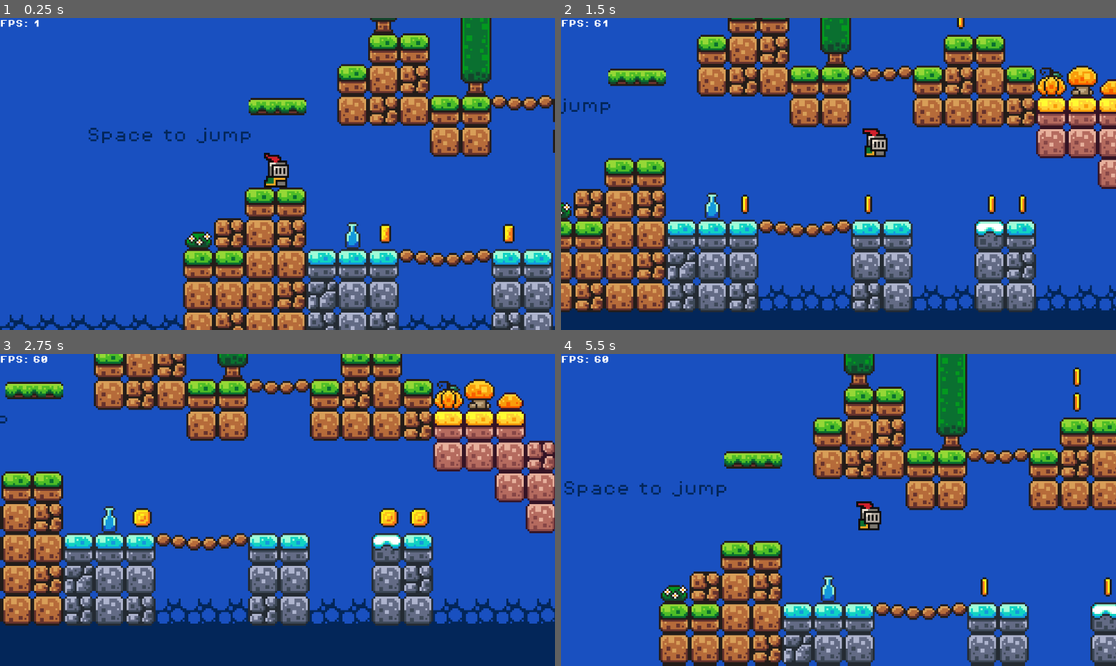
Above: before the commit, frames 1-4 (two rows, left to right).
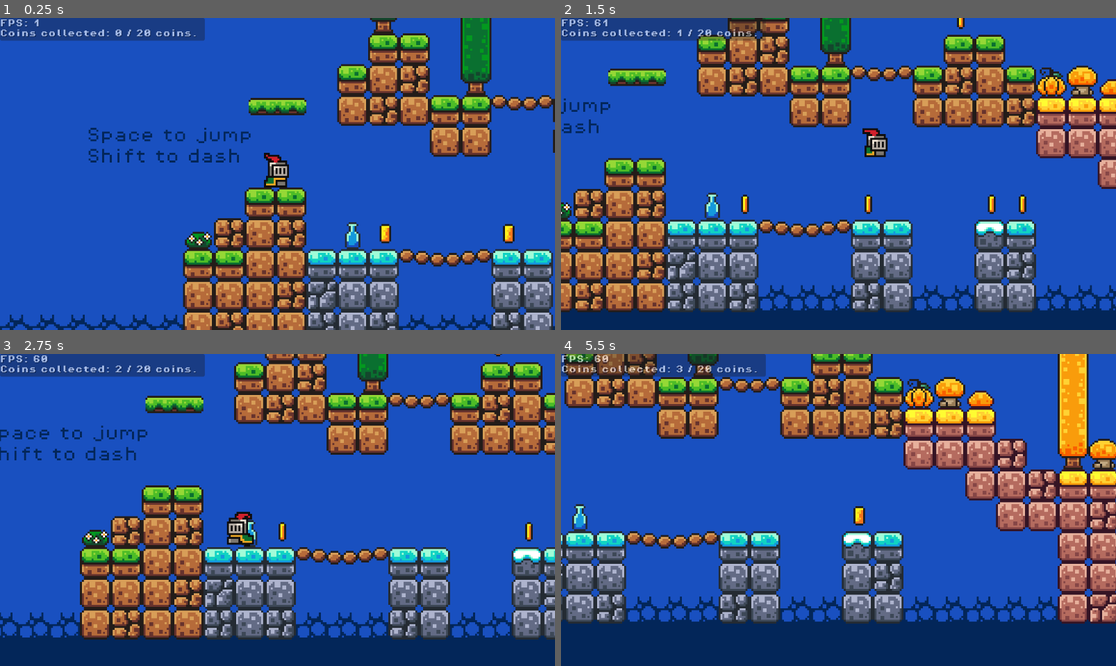
Above: after the commit, the same moments.

Repository: Senpai021/godot-projects
Game: Godot game, scene res://scenes/game.tscn
Two runs of this game, one before a commit and one after it. Both use one fixed random seed, a clock stepped at 60 frames per second and the inputs below.
Inputs:
- Up to frame 1 (0.25 s): no input
- Up to frame 2 (1.5 s): tap Enter (enter) at 0.5, 1.25 s; hold D (move_right) from 0.53 s (still down); tap Shift (dash, bound only after the commit) at 0.6 s; tap Space (jump) at 0.77, 0.8, 1.07, 1.35 s
- Up to frame 3 (2.75 s): tap Space (jump) at 1.52, 1.82, 2.3 s; tap Shift (dash, bound only after the commit) at 1.55 s; tap Enter (enter) at 2 s; release D (move_right) at 2.03 s; hold A (move_left) from 2.03 s (still down); hold Enter (enter) from 2.03 s (still down)
- Up to frame 4 (5.5 s): release A (move_left) at 2.78 s; release Enter (enter) at 2.78 s; hold D (move_right) 2.78-4.28 s; tap Shift (dash, bound only after the commit) at 2.85, 3.6, 4.55 s; tap Space (jump) at 3.02, 3.32, 3.77, 3.8, 4.07, 4.35, 4.52, 4.82, 5.3 s; tap Enter (enter) at 3.5, 4.25 s; hold A (move_left) 4.28-5.03 s; hold D (move_right) from 5.03 s (still down); hold Enter (enter) from 5.03 s (still down)

The runs differ from the first frame. In frame 1, 3.0% of the frame differs, in the area x 0-44%, y 0-47%; in frame 2, 2.6%; in frame 3, 55%; in frame 4, 61%, in the area x 0-100%, y 0-100%.

Commit message:
working dash
Added working dash logic with animation + sound effect (sound effect is applicable to change)

Diff:
--- a/Fallen Princess/project.godot
+++ b/Fallen Princess/project.godot
@@ -49,7 +49,13 @@
 "events": [Object(InputEventKey,"resource_local_to_scene":false,"resource_name":"","device":-1,"window_id":0,"alt_press …(182 unchanged characters)…
 ]
 }
+dash={
+"deadzone": 0.5,
+"events": [Object(InputEventKey,"resource_local_to_scene":false,"resource_name":"","device":-1,"window_id":0,"alt_pressed":false,"shift_pressed":false,"ctrl_pressed":false,"meta_pressed":false,"pressed":false,"keycode":0,"physical_keycode":4194325,"key_label":0,"unicode":0,"echo":false,"script":null)
+]
+}
 
 [rendering]
 
 textures/canvas_textures/default_texture_filter=0
+anti_aliasing/quality/use_taa=true
--- a/Fallen Princess/scenes/game.tscn
+++ b/Fallen Princess/scenes/game.tscn
@@ -583,19 +583,29 @@
 [node name="Coin13" parent="Coins" instance=ExtResource("4_vwwr2")]
 position = Vector2(936, -24)
 
-[node name="Labels" type="Node" parent="."]
-
-[node name="Label" type="Label" parent="Labels"]
+[node name="Coin18" parent="Coins" instance=ExtResource("4_vwwr2")]
+position = Vector2(228, -208)
+
+[node name="Coin19" parent="Coins" instance=ExtResource("4_vwwr2")]
+position = Vector2(408, -349)
+
+[node name="Coin20" parent="Coins" instance=ExtResource("4_vwwr2")]
+position = Vector2(569, -369)
+
+[node name="Text Labels" type="Node" parent="."]
+
+[node name="Label" type="Label" parent="Text Labels"]
 offset_left = -99.0
 offset_top = 17.0
 offset_right = 73.0
-offset_bottom = 28.0
+offset_bottom = 41.0
 theme_override_colors/font_color = Color(0.0117647, 0.14902, 0.34902, 1)
 theme_override_fonts/font = ExtResource("7_uv4mk")
 theme_override_font_sizes/font_size = 8
-text = "Space to jump"
-
-[node name="Label4" type="Label" parent="Labels"]
+text = "Space to jump
+Shift to dash"
+
+[node name="Label4" type="Label" parent="Text Labels"]
 offset_left = 839.0
 offset_top = -478.0
 offset_right = 1071.0
@@ -605,7 +615,7 @@
 theme_override_font_sizes/font_size = 8
 text = "You made it! Press ENTER to restart"
 
-[node name="Label2" type="Label" parent="Labels"]
+[node name="Label2" type="Label" parent="Text Labels"]
 offset_left = 393.0
 offset_top = 10.0
 offset_right = 565.0
@@ -615,7 +625,7 @@
 theme_override_font_sizes/font_size = 8
 text = "Falling hurts"
 
-[node name="Label3" type="Label" parent="Labels"]
+[node name="Label3" type="Label" parent="Text Labels"]
 offset_left = 799.0
 offset_top = -95.0
 offset_right = 971.0
@@ -625,7 +635,7 @@
 theme_override_font_sizes/font_size = 8
 text = "Almost there..."
 
-[node name="Label5" type="Label" parent="Labels"]
+[node name="Label5" type="Label" parent="Text Labels"]
 offset_left = 1027.0
 offset_top = -100.0
 offset_right = 1167.0
@@ -642,12 +652,43 @@
 offset_right = 40.0
 offset_bottom = 40.0
 
-[node name="CanvasLayer" type="CanvasLayer" parent="Control"]
-
-[node name="FPSMeter" type="Label" parent="Control/CanvasLayer"]
-offset_top = 4.0
-offset_right = 40.0
-offset_bottom = 27.0
+[node name="UI" type="CanvasLayer" parent="Control"]
+
+[node name="Panel" type="Panel" parent="Control/UI"]
+clip_children = 2
+anchors_preset = -1
+anchor_right = 0.369181
+anchor_bottom = 0.0418025
+offset_right = -0.296021
+offset_bottom = 19.912
+grow_horizontal = 2
+size_flags_horizontal = 2
+metadata/_edit_use_anchors_ = true
+
+[node name="FPSMeter" type="Label" parent="Control/UI/Panel"]
+clip_children = 2
+layout_mode = 1
+offset_right = 84.0
+offset_bottom = 23.0
+theme_override_colors/font_shadow_color = Color(0, 0, 0, 1)
+theme_override_colors/font_outline_color = Color(0, 0, 0, 1)
 theme_override_fonts/font = ExtResource("9_7putb")
 theme_override_font_sizes/font_size = 16
+text = "FPS: 0"
+vertical_alignment = 1
 script = ExtResource("10_4lmgj")
+
+[node name="CoinCounter" type="Label" parent="Control/UI/Panel"]
+unique_name_in_owner = true
+clip_children = 2
+layout_mode = 1
+anchors_preset = 2
+anchor_top = 1.0
+anchor_bottom = 1.0
+offset_top = -23.0
+offset_right = 40.0
+grow_vertical = 0
+theme_override_colors/font_shadow_color = Color(0, 0, 0, 1)
+theme_override_colors/font_outline_color = Color(0, 0, 0, 1)
+theme_override_fonts/font = ExtResource("9_7putb")
+theme_override_font_sizes/font_size = 16
--- a/Fallen Princess/scenes/player.tscn
+++ b/Fallen Princess/scenes/player.tscn
@@ -1,9 +1,42 @@
-[gd_scene load_steps=28 format=3 uid="uid://dw400u3dcfd4r"]
+[gd_scene load_steps=37 format=3 uid="uid://dw400u3dcfd4r"]
 
 [ext_resource type="Texture2D" uid="uid://8w0qlc28k5ac" path="res://assets/sprites/knight.png" id="1_gcc4x"]
 [ext_resource type="Script" path="res://scripts/player.gd" id="1_ykuas"]
 [ext_resource type="AudioStream" uid="uid://dypeaba5ve88g" path="res://assets/sounds/coin.wav" id="3_2aqm0"]
+[ext_resource type="AudioStream" uid="uid://t2v40pokvc4x" path="res://assets/sounds/dash.wav" id="3_ihwxq"]
 [ext_resource type="AudioStream" uid="uid://bgetkrrcxhgme" path="res://assets/sounds/jump.wav" id="4_1gbot"]
+
+[sub_resource type="AtlasTexture" id="AtlasTexture_qhb2e"]
+atlas = ExtResource("1_gcc4x")
+region = Rect2(0, 160, 32, 32)
+
+[sub_resource type="AtlasTexture" id="AtlasTexture_ddft7"]
+atlas = ExtResource("1_gcc4x")
+region = Rect2(32, 160, 32, 32)
+
+[sub_resource type="AtlasTexture" id="AtlasTexture_nva7j"]
+atlas = ExtResource("1_gcc4x")
+region = Rect2(64, 160, 32, 32)
+
+[sub_resource type="AtlasTexture" id="AtlasTexture_rxy16"]
+atlas = ExtResource("1_gcc4x")
+region = Rect2(96, 160, 32, 32)
+
+[sub_resource type="AtlasTexture" id="AtlasTexture_s3g5f"]
+atlas = ExtResource("1_gcc4x")
+region = Rect2(128, 160, 32, 32)
+
+[sub_resource type="AtlasTexture" id="AtlasTexture_6ac3o"]
+atlas = ExtResource("1_gcc4x")
+region = Rect2(160, 160, 32, 32)
+
+[sub_resource type="AtlasTexture" id="AtlasTexture_fqvs5"]
+atlas = ExtResource("1_gcc4x")
+region = Rect2(192, 160, 32, 32)
+
+[sub_resource type="AtlasTexture" id="AtlasTexture_xl55u"]
+atlas = ExtResource("1_gcc4x")
+region = Rect2(224, 160, 32, 32)
 
 [sub_resource type="AtlasTexture" id="AtlasTexture_57q8t"]
 atlas = ExtResource("1_gcc4x")
@@ -91,6 +124,35 @@
 
 [sub_resource type="SpriteFrames" id="SpriteFrames_vn4ar"]
 animations = [{
+"frames": [{
+"duration": 0.6,
+"texture": SubResource("AtlasTexture_qhb2e")
+}, {
+"duration": 0.4,
+"texture": SubResource("AtlasTexture_ddft7")
+}, {
+"duration": 0.5,
+"texture": SubResource("AtlasTexture_nva7j")
+}, {
+"duration": 0.6,
+"texture": SubResource("AtlasTexture_rxy16")
+}, {
+"duration": 0.6,
+"texture": SubResource("AtlasTexture_s3g5f")
+}, {
+"duration": 0.5,
+"texture": SubResource("AtlasTexture_6ac3o")
+}, {
+"duration": 0.4,
+"texture": SubResource("AtlasTexture_fqvs5")
+}, {
+"duration": 0.6,
+"texture": SubResource("AtlasTexture_xl55u")
+}],
+"loop": true,
+"name": &"dash",
+"speed": 10.0
+}, {
 "frames": [{
 "duration": 1.0,
 "texture": SubResource("AtlasTexture_57q8t")
@@ -181,19 +243,26 @@
 [node name="AnimatedSprite2D" type="AnimatedSprite2D" parent="."]
 position = Vector2(0, -12)
 sprite_frames = SubResource("SpriteFrames_vn4ar")
-animation = &"idle"
+animation = &"dash"
 autoplay = "idle"
+frame_progress = 0.453128
 
 [node name="CollisionShape2D" type="CollisionShape2D" parent="."]
 position = Vector2(-0.5, -9.5)
 shape = SubResource("RectangleShape2D_74i3u")
 
-[node name="coin_pickup" type="AudioStreamPlayer2D" parent="."]
-stream = ExtResource("3_2aqm0")
-
-[node name="jump_sound" type="AudioStreamPlayer2D" parent="."]
+[node name="Sprite2D" type="Sprite2D" parent="."]
+
+[node name="audio" type="Node" parent="."]
+
+[node name="dash_sound" type="AudioStreamPlayer2D" parent="audio"]
+stream = ExtResource("3_ihwxq")
+bus = &"SFX"
+
+[node name="jump_sound" type="AudioStreamPlayer2D" parent="audio"]
 stream = ExtResource("4_1gbot")
 volume_db = 4.0
 bus = &"SFX"
 
-[node name="Sprite2D" type="Sprite2D" parent="."]
+[node name="coin_pickup" type="AudioStreamPlayer2D" parent="audio"]
+stream = ExtResource("3_2aqm0")
--- a/Fallen Princess/scripts/game_manager.gd
+++ b/Fallen Princess/scripts/game_manager.gd
@@ -4,6 +4,7 @@
 @onready var score_label = $ScoreLabel
 @onready var coins = %Coins
 @onready var player = $"../Entities/Player"
+@onready var coin_counter = %CoinCounter
 var total_coins
 
 const GAME_VERSION = "0.2"
@@ -11,6 +12,8 @@
 
 func _ready():
 	DisplayServer.window_set_title("Fallen Princess")
+	total_coins = coins.get_child_count(false)
+	coin_counter.text = "Coins collected: " + str(score) + " / " + str(total_coins) +  " coins."
 
 func _input(event):
 	if event.is_action_pressed("enter") and score == total_coins:
@@ -19,11 +22,10 @@
 
 
 func add_point():
-	if score == 0:
-		total_coins = coins.get_child_count(false)
 	score += 1
 	score_label.text = "You collected " + str(score) + " / " + str(total_coins) +  " coins."
 	if score == total_coins:
 		await get_tree().create_timer(1).timeout
 		get_tree().paused = true
 		print("paused")
+	coin_counter.text = "Coins collected: " + str(score) + " / " + str(total_coins) +  " coins."
--- a/Fallen Princess/scripts/player.gd
+++ b/Fallen Princess/scripts/player.gd
@@ -1,15 +1,23 @@
 extends CharacterBody2D
 @onready var animated_sprite = $AnimatedSprite2D
-@onready var jump_sound = $jump_sound
+@onready var jump_sound = $audio/jump_sound
+@onready var dash_sound = $audio/dash_sound
 
 const SPEED = 130.0
 const JUMP_VELOCITY = -300.0
 const DOUBLE_JUMP_VELOCITY = JUMP_VELOCITY * 0.7
+const DASH = SPEED * 1.3
+var dash_speed := 0.0
+
+var tween: Tween
 
 
 #jump count
 var jump_count = 0
 const MAX_JUMPS = 2
+
+#dash
+var can_dash = true
 
 # Get the gravity from the project settings to be synced with RigidBody nodes.
 var gravity = ProjectSettings.get_setting("physics/2d/default_gravity")
@@ -23,28 +31,42 @@
 	if not is_on_floor():
 		velocity.y += gravity * delta
 
+
 	# Handle jump and doublejump.
 	if Input.is_action_just_pressed("jump") and jump_count < MAX_JUMPS:
-		jump_sound.play()
 		jump_count += 1
-		print(jump_count )
 		if !is_on_floor() and jump_count < 2:
 			velocity.y = DOUBLE_JUMP_VELOCITY
+			jump_sound.play()
 		if jump_count < MAX_JUMPS and is_on_floor():
 			velocity.y = JUMP_VELOCITY
+			jump_sound.play()
+
+	if Input.is_action_just_pressed("dash") and can_dash and not is_on_floor():
+		dash_speed = DASH
+		if tween:
+			tween.stop()
+		tween = get_tree().create_tween()
+		tween.tween_property(self, "dash_speed", 0, 1).set_ease(Tween.EASE_OUT)
+		can_dash = false
+		dash_sound.play()
 
 	# Get the input direction: -1, 0, 1
 	var direction = Input.get_axis("move_left", "move_right")
 
 	# Play animations
 	if is_on_floor():
+		can_dash = true
 		if direction == 0:
 			animated_sprite.play("idle")
 		else:
 			animated_sprite.play("run")
 		jump_count = 0
 	else:
-		animated_sprite.play("jump")
+		if can_dash:
+			animated_sprite.play("jump")
+		else:
+			animated_sprite.play("dash")
 
 	#Flip the Sprite
 	if direction > 0:
@@ -52,12 +74,12 @@
 	elif direction < 0:
 		animated_sprite.flip_h = true
 
+
 	# Apply movement
 	if direction:
-		velocity.x = direction * SPEED
+		velocity.x = direction * (SPEED + dash_speed)
 	else:
 		velocity.x = move_toward(velocity.x, 0, SPEED)
-
 	move_and_slide()
 
 func getJumps():
Not shown, added: Fallen Princess/assets/sounds/dash.wav.import
Not shown, added: Fallen Princess/assets/sounds/dash.wav
